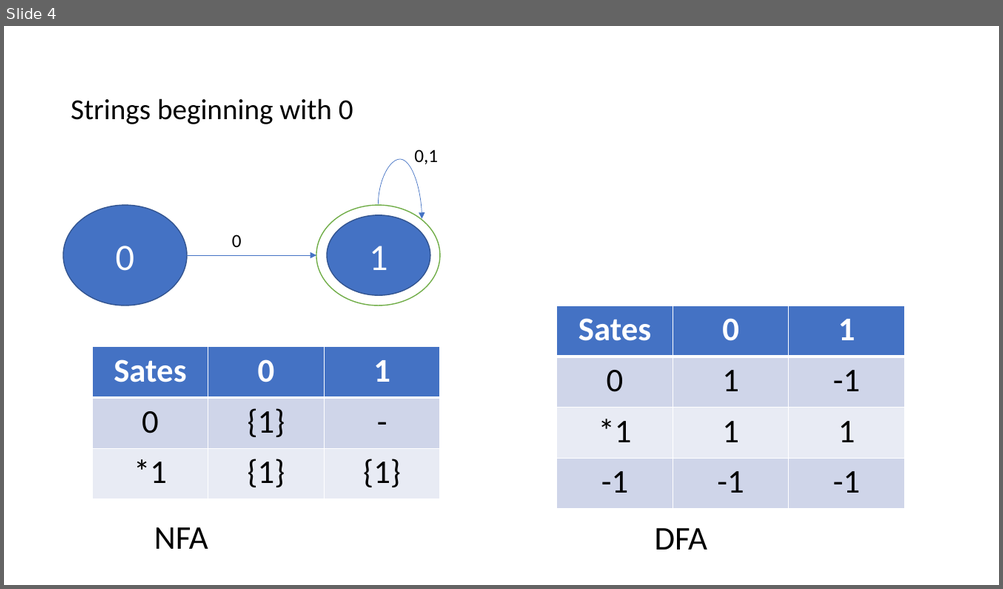
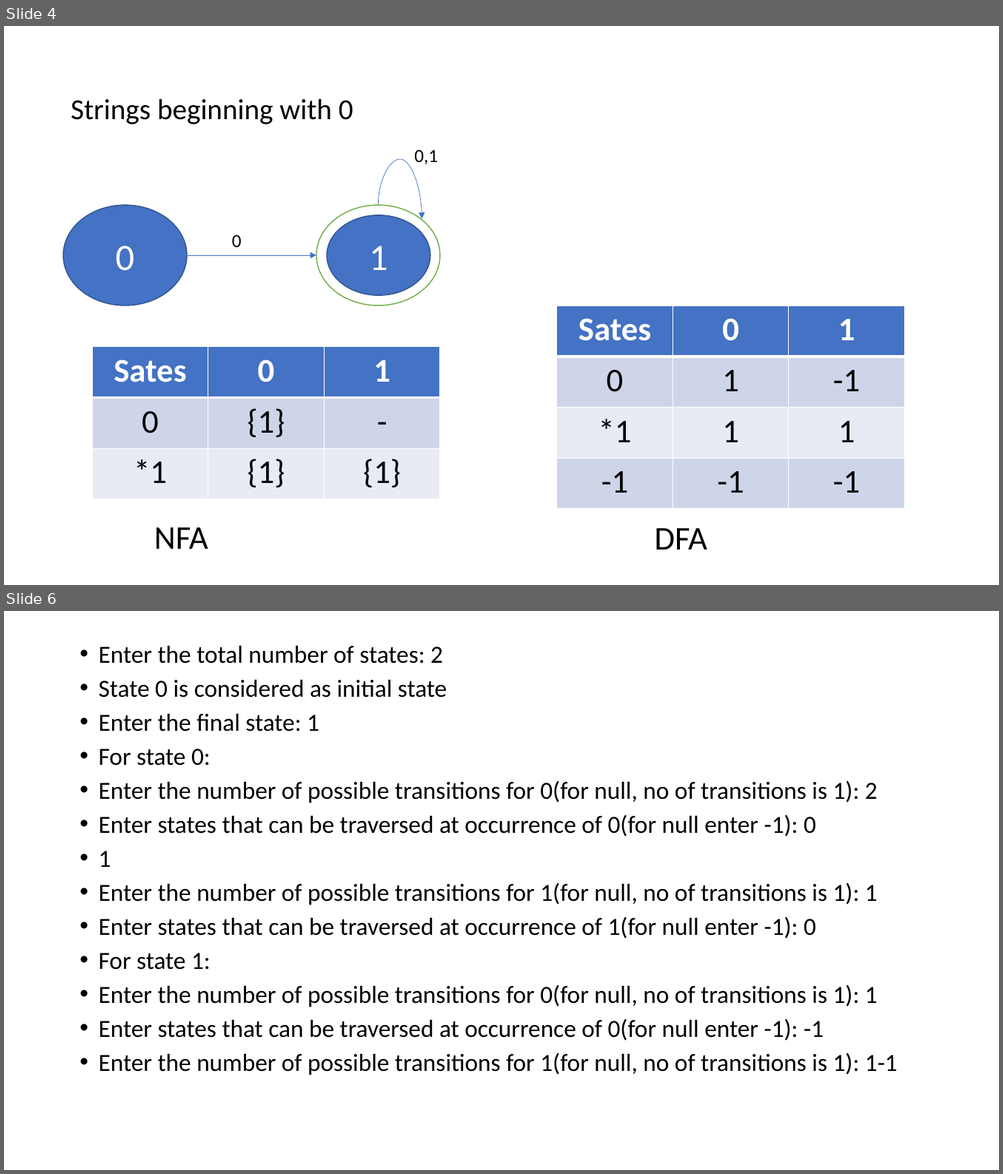
Before and after one commit to DhavalDDT/sd, a slide deck: nfa to dfa/test cases.pptx. Shown one above the other, each under a label of ours: slide 4 before the commit, slides 4 and 6 after it; the slides between them are not shown. The pictures are 1003x589 and 1003x1174 pixels, drawn with LibreOffice and Linux fonts; fonts in the diff are those of the drawing. Boxes give left, top, right and bottom in pixels: in the first picture for what was removed or moved away, otherwise in the second. Text is boxed around its words. In the diff, an @@ line names an element or a change of style, - is before the commit and + after.

Commit message:
interpreted null as 0(front end)

```diff
--- a/nfa to dfa/test cases.pptx
+++ b/nfa to dfa/test cases.pptx
@@ slide 6 added at (4, 611, 999, 1170), background #FFFFFF @@
@@ text added at (99, 646, 897, 1076), 23.8 pt, text #000000 @@
+• Enter the total number of states: 2
+• State 0 is considered as initial state
+• Enter the final state: 1
+• For state 0:
+• Enter the number of possible transitions for 0(for null, no of transitions is 1): 2
+• Enter states that can be traversed at occurrence of 0(for null enter -1): 0
+• 1
+• Enter the number of possible transitions for 1(for null, no of transitions is 1): 1
+• Enter states that can be traversed at occurrence of 1(for null enter -1): 0
+• For state 1:
+• Enter the number of possible transitions for 0(for null, no of transitions is 1): 1
+• Enter states that can be traversed at occurrence of 0(for null enter -1): -1
+• Enter the number of possible transitions for 1(for null, no of transitions is 1): 1-1
```
Also in this commit, not shown: 4 other slides added, 3 other files.
